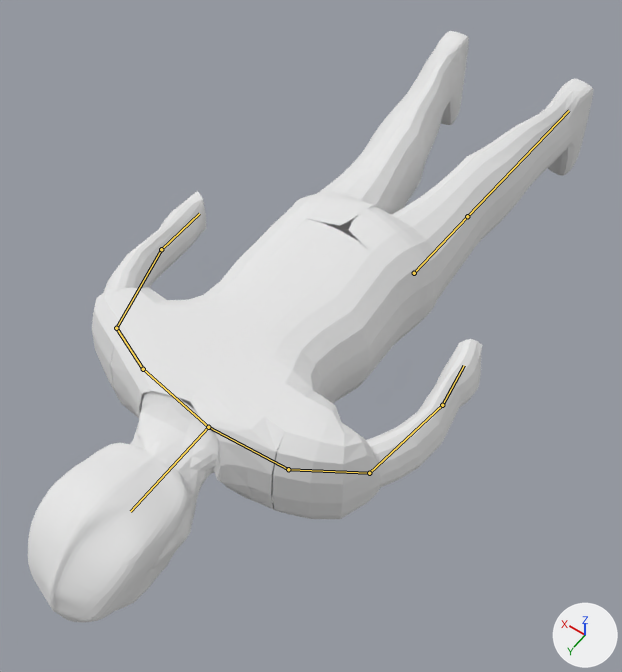
The Blender file blend/loganNovo.blend: old version first, new version second.
One viewpoint serves both versions: a camera (50 mm lens) standing at (-11.6, 32.9, 25.2) and looking at (0.4, 16.1, -1.3). The axes (+X, +Y, +Z) are drawn at lower right. The lights are the same throughout. Both versions are drawn at the pose saved in each file; the numbers are the values there. The bones that change are drawn over the model as lines.

Objects in the first picture: 'ante_d', 'ante_e', 'bacia_e', 'braco_d', 'braco_e', 'cabeca', 'coxa_d', 'coxa_e', 'mao_d', 'mao_e', 'pe_e', 'perna_d', 'perna_e', 'tronco'.
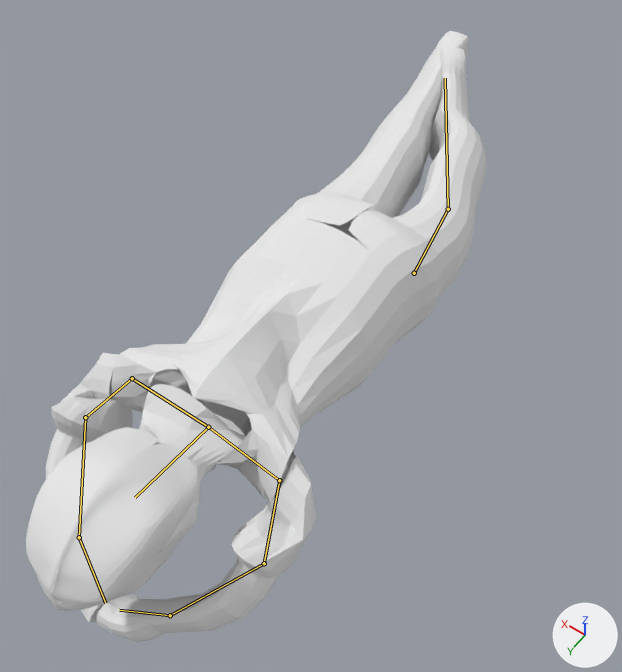
Commit message: Nova animacao no modelo do logan

What differs and where, as boxes [x1, y1, x2, y2] in the pictures (622 x 672 px):
'tronco', posed: before [111, 217, 402, 511]; after [111, 217, 402, 503]
'cabeca', posed (16% wider): before [28, 391, 221, 622]; after [26, 384, 251, 611]
'braco_e', posed (22% narrower): before [273, 390, 382, 519]; after [231, 451, 316, 579]
'ante_e', posed: before [366, 375, 461, 488]; after [145, 558, 278, 633]
'perna_e', posed: before [467, 100, 572, 223]; after [429, 73, 487, 199]
'coxa_e', posed: before [391, 156, 505, 298]; after [393, 150, 481, 297]
'braco_d', posed: before [92, 287, 166, 406]; after [51, 353, 133, 442]
'bacia_e', posed: before [349, 207, 442, 343]; after [349, 210, 443, 343]
'mao_e', posed: before [437, 339, 482, 407]; after [97, 595, 165, 642]
'ante_d', posed: before [103, 226, 181, 293]; after [45, 429, 89, 478]
'pe_e', posed: before [548, 79, 593, 176]; after [440, 47, 467, 93]
'mao_d', posed: before [159, 191, 206, 258]; after [81, 600, 111, 622]
bone 'cabeca', root to tip: before (208, 427) to (130, 511); after (208, 427) to (135, 497)
bone 'peito_e', root to tip: before (208, 427) to (288, 469); after (208, 427) to (279, 480)
bone 'braco_e', root to tip: before (288, 469) to (369, 473); after (279, 480) to (264, 563)
bone 'ante_e', root to tip: before (369, 473) to (442, 405); after (264, 563) to (170, 615)
bone 'mao_e', root to tip: before (442, 405) to (464, 365); after (170, 615) to (119, 610)
bone 'peito_d', root to tip: before (208, 427) to (143, 369); after (208, 427) to (132, 378)
bone 'braco_d', root to tip: before (143, 369) to (116, 328); after (132, 378) to (85, 417)
bone 'ante_d', root to tip: before (116, 328) to (161, 249); after (85, 417) to (79, 537)
bone 'mao_d', root to tip: before (161, 249) to (199, 213); after (79, 537) to (105, 603)
bone 'coxa_e', root to tip: before (414, 273) to (467, 216); after (414, 273) to (448, 209)
bone 'perna_e', root to tip: before (467, 216) to (569, 110); after (448, 209) to (445, 78)

The change, as a list of edits to the scene's bpy script:
```text
Change bone_cabeca:
    where bone_cabeca = bpy.data.objects['Armature'].pose.bones['cabeca']  # child of 'tronco'
    bone_cabeca.rotation_quaternion: (1.0, 0.0, 0.0, 0.0) -> (0.991, -0.135, 0.0, -0.022)  # degrees (0, 0, 0) -> degrees (-16, 0, -3)
Change bone_peito_e:
    where bone_peito_e = bpy.data.objects['Armature'].pose.bones['peito_e']  # child of 'tronco'
    bone_peito_e.rotation_quaternion: (1.0, 0.0, 0.0, 0.0) -> (0.996, 0.007, 0.001, 0.079)  # degrees (0, 0, 0) -> degrees (1, 0, 9)
Change bone_braco_e:
    where bone_braco_e = bpy.data.objects['Armature'].pose.bones['braco_e']  # child of 'peito_e'
    bone_braco_e.rotation_quaternion: (0.966, -0.022, -0.003, -0.258) -> (0.273, 0.482, -0.766, -0.143)  # degrees (-2, -1, -30) -> degrees (-34, -162, 70)
Change bone_ante_e:
    where bone_ante_e = bpy.data.objects['Armature'].pose.bones['ante_e']  # child of 'braco_e'
    bone_ante_e.rotation_quaternion: (0.898, -0.037, -0.006, -0.438) -> (0.863, -0.037, -0.078, -0.465)  # degrees (-4, -2, -52) -> degrees (0, -10, -57)
Change bone_mao_e:
    where bone_mao_e = bpy.data.objects['Armature'].pose.bones['mao_e']  # child of 'ante_e'
    bone_mao_e.rotation_quaternion: (1.0, 0.0, 0.0, 0.0) -> (0.992, -0.018, 0.001, -0.126)  # degrees (0, 0, 0) -> degrees (-2, 0, -14)
Change bone_peito_d:
    where bone_peito_d = bpy.data.objects['Armature'].pose.bones['peito_d']  # child of 'tronco'
    bone_peito_d.rotation_quaternion: (1.0, 0.0, 0.0, 0.0) -> (0.996, -0.006, 0.001, -0.076)  # degrees (0, 0, 0) -> degrees (-1, 0, -9)
Change bone_braco_d:
    where bone_braco_d = bpy.data.objects['Armature'].pose.bones['braco_d']  # child of 'peito_d'
    bone_braco_d.rotation_quaternion: (0.992, 0.01, -0.002, 0.123) -> (0.248, 0.533, 0.744, 0.048)  # degrees (1, 0, 14) -> degrees (-23, 159, -76)
Change bone_ante_d:
    where bone_ante_d = bpy.data.objects['Armature'].pose.bones['ante_d']  # child of 'braco_d'
    bone_ante_d.rotation_quaternion: (0.876, 0.041, -0.006, 0.48) -> (0.854, 0.035, 0.055, 0.477)  # degrees (4, -3, 57) -> degrees (7, 4, 59)
Change bone_mao_d:
    where bone_mao_d = bpy.data.objects['Armature'].pose.bones['mao_d']  # child of 'ante_d'
    bone_mao_d.rotation_quaternion: (1.0, 0.0, 0.0, 0.0) -> (0.995, 0.008, 0.002, 0.094)  # degrees (0, 0, 0) -> degrees (1, 0, 11)
Change bone_coxa_e:
    where bone_coxa_e = bpy.data.objects['Armature'].pose.bones['coxa_e']  # child of 'bacia_e'
    bone_coxa_e.rotation_quaternion: (1.0, 0.0, 0.0, 0.0) -> (0.993, 0.007, -0.01, 0.102)  # degrees (0, 0, 0) -> degrees (1, -1, 12)
Change bone_perna_e:
    where bone_perna_e = bpy.data.objects['Armature'].pose.bones['perna_e']  # child of 'coxa_e'
    bone_perna_e.rotation_quaternion: (1.0, 0.0, 0.0, 0.0) -> (0.955, -0.208, 0.056, 0.124)  # degrees (0, 0, 0) -> degrees (-23, 9, 13)
```
